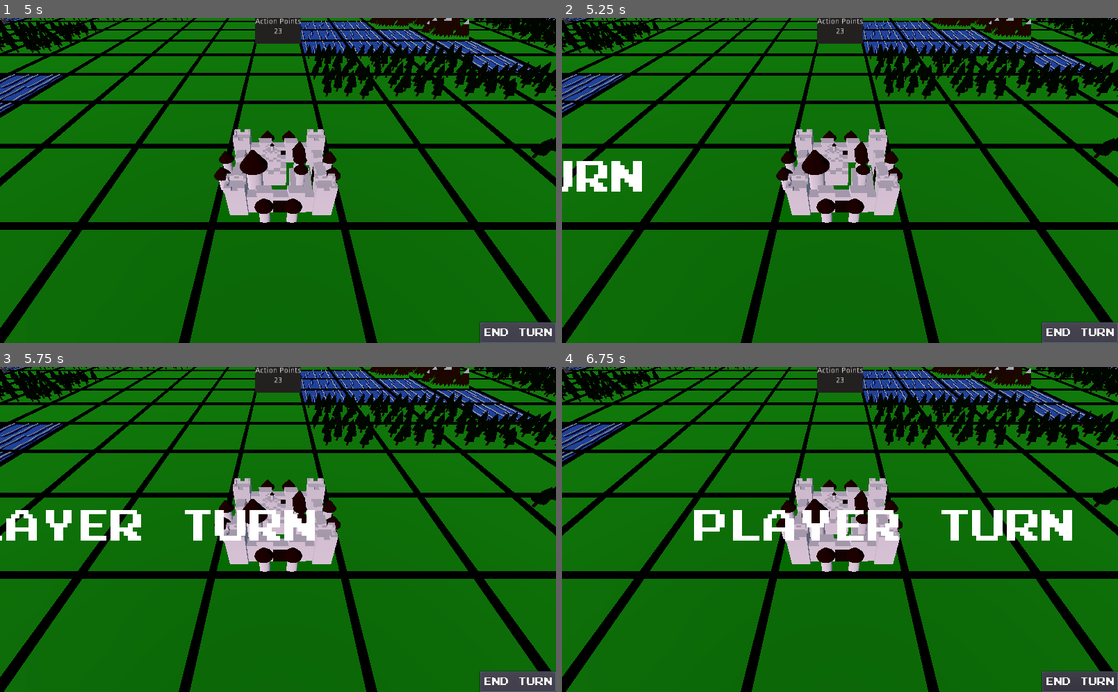
Above: before the commit, frames 1-4 (two rows, left to right).
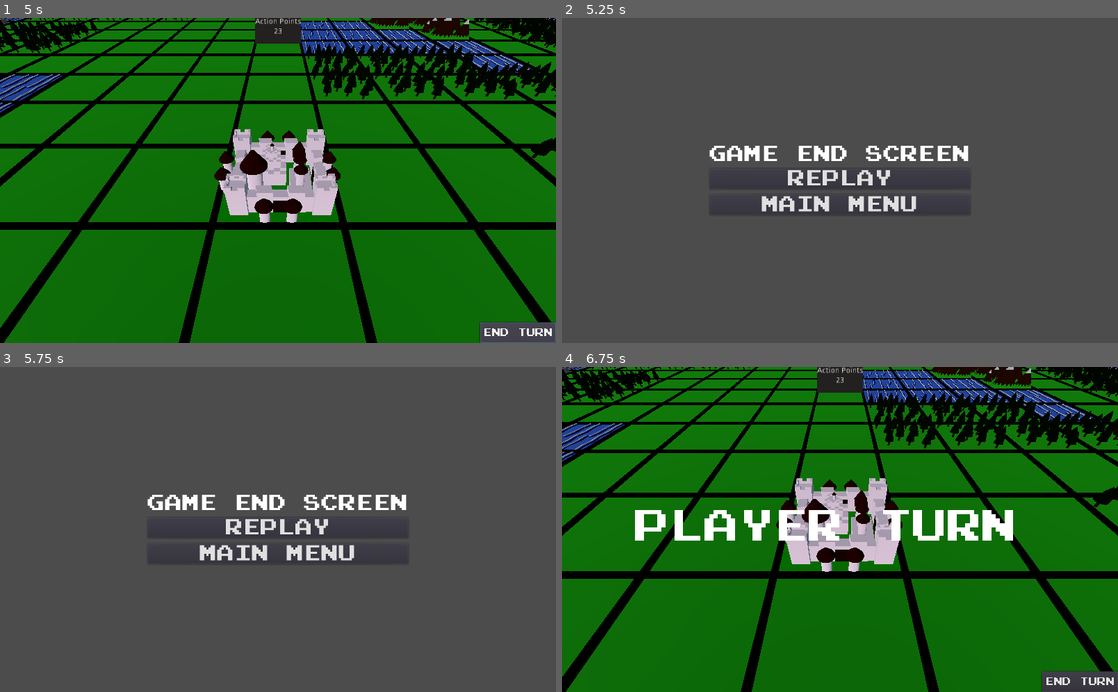
Above: after the commit, the same moments.

Repository: gabrielcornish/Merchants-Prototype
Game: Godot game, scene res://StartScreen/StartScreen.tscn
Two runs of this game, one before a commit and one after it. Both use one fixed random seed, a clock stepped at 60 frames per second and the inputs below.
Inputs (mouse positions are in pixels of both pictures, inside the frame that each line leads up to):
- Up to frame 1 (5 s): click "NEW GAME" at 0.5 s; click "END TURN" at 1.25 s; click "END TURN" at 2 s; click "END TURN" at 2.75 s; tap Enter at 3.5 s; tap C at 3.6, 4.35 s
- Up to frame 2 (5.25 s): tap C at 5.1 s
- Up to frame 3 (5.75 s): no input
- Up to frame 4 (6.75 s): click (840, 529) at 5.75 s, where only the run after the commit has a clickable "REPLAY"; tap C at 6.6 s

Frame 1 is identical in both runs. In frame 2, 99% of the frame differs, in the area x 0-100%, y 0-100%; in frame 3, 99%; in frame 4, 4.0%.

Commit message:
Created and hooked up Game End screen

Diff:
--- a/GameBoard/BoardManagement.gd
+++ b/GameBoard/BoardManagement.gd
@@ -14,6 +14,13 @@
 #The board then passes the turn back to the player
 
 func start_player_turn():
+	Global.turn_number += 1
+
+	#if game is over
+	if Global.turn_number >= Global.MAX_TURNS:
+		Global.goto_scene("res://GameEndScreen/GameEndScreen.tscn")
+		return
+
 	Events.emit_signal("start_player_turn")
 
 
--- /dev/null
+++ b/GameEndScreen/GameEndScreen.gd
@@ -0,0 +1,11 @@
+extends Control
+
+func _ready():
+	Global.turn_number = 0
+
+func _on_ReplayBtn_pressed():
+	Global.goto_scene("res://MainGame/GameSpace.tscn")
+
+
+func _on_ExitToMainBtn_pressed():
+	Global.goto_scene("res://StartScreen/StartScreen.tscn")
--- /dev/null
+++ b/GameEndScreen/GameEndScreen.tscn
@@ -0,0 +1,56 @@
+[gd_scene load_steps=6 format=2]
+
+[ext_resource path="res://SharedResources/Fonts/PrStart.ttf" type="DynamicFontData" id=1]
+[ext_resource path="res://GameEndScreen/GameEndScreen.gd" type="Script" id=2]
+
+[sub_resource type="DynamicFont" id=1]
+size = 32
+font_data = ExtResource( 1 )
+
+[sub_resource type="DynamicFont" id=2]
+size = 32
+font_data = ExtResource( 1 )
+
+[sub_resource type="DynamicFont" id=3]
+size = 32
+font_data = ExtResource( 1 )
+
+[node name="GameEndScreen" type="Control"]
+anchor_right = 1.0
+anchor_bottom = 1.0
+script = ExtResource( 2 )
+
+[node name="CenterContainer" type="CenterContainer" parent="."]
+anchor_right = 1.0
+anchor_bottom = 1.0
+
+[node name="VBoxContainer" type="VBoxContainer" parent="CenterContainer"]
+margin_left = 272.0
+margin_top = 236.0
+margin_right = 752.0
+margin_bottom = 364.0
+custom_constants/separation = 10
+
+[node name="Label" type="Label" parent="CenterContainer/VBoxContainer"]
+margin_right = 480.0
+margin_bottom = 32.0
+custom_fonts/font = SubResource( 1 )
+text = "GAME END SCREEN"
+align = 1
+
+[node name="ReplayBtn" type="Button" parent="CenterContainer/VBoxContainer"]
+margin_top = 42.0
+margin_right = 480.0
+margin_bottom = 80.0
+custom_fonts/font = SubResource( 2 )
+text = "REPLAY"
+
+[node name="ExitToMainBtn" type="Button" parent="CenterContainer/VBoxContainer"]
+margin_top = 90.0
+margin_right = 480.0
+margin_bottom = 128.0
+custom_fonts/font = SubResource( 3 )
+text = "MAIN MENU"
+
+[connection signal="pressed" from="CenterContainer/VBoxContainer/ReplayBtn" to="." method="_on_ReplayBtn_pressed"]
+[connection signal="pressed" from="CenterContainer/VBoxContainer/ExitToMainBtn" to="." method="_on_ExitToMainBtn_pressed"]
--- a/Global.gd
+++ b/Global.gd
@@ -1,6 +1,8 @@
 extends Node
 
+const MAX_TURNS = 3
 var current_scene = null
+var turn_number = 0
 
 func _ready():
 	var root = get_tree().get_root()
